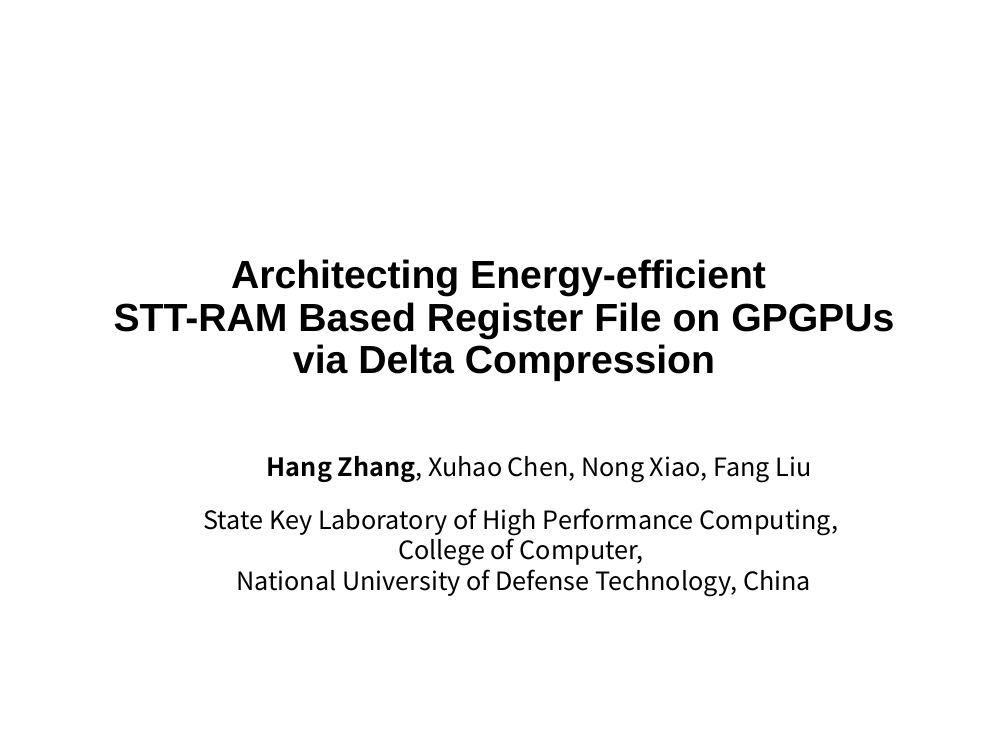
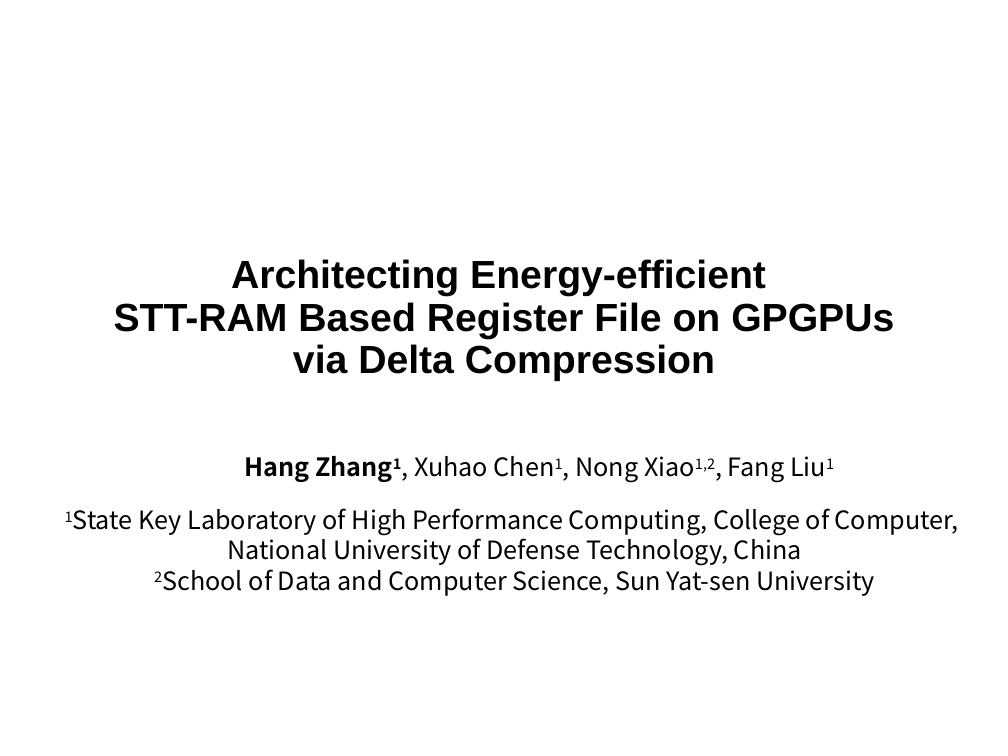
Before and after one commit to chenxuhao/chenxuhao.github.io, a slide deck: slide 1 of docs/dac-2016.pptx. Drawn at 1008x756 pixels with LibreOffice and Linux fonts; fonts in the diff are those of the drawing; background and template pictures are left out. Boxes give left, top, right and bottom in pixels: in the first picture for what was removed or moved away, otherwise in the second. Text is boxed around its words. In the diff, an @@ line names an element or a change of style, - is before the commit and + after.

```diff
--- a/docs/dac-2016.pptx
+++ b/docs/dac-2016.pptx
@@ text at (244, 456, 785, 483): text changed @@
-Hang Zhang, Xuhao Chen, Nong Xiao, Fang Liu
+Hang Zhang1, Xuhao Chen1, Nong Xiao1,2, Fang Liu1
@@ text "1State Key Laboratory of High ...": place and size @@
-text "1State Key Laboratory of High ..." at (203, 508, 839, 596)
+text "1State Key Laboratory of High ..." at (139, 508, 959, 596)
@@ text at (139, 508, 959, 535): text changed @@
-State Key Laboratory of High Performance Computing,
-College of Computer,
+1State Key Laboratory of High Performance Computing, College of Computer,
@@ text at (249, 564, 874, 596): paragraph added @@
+2School of Data and Computer Science, Sun Yat-sen University
```
Also in this commit, not shown: 19 other slides changed, 12 other files.
